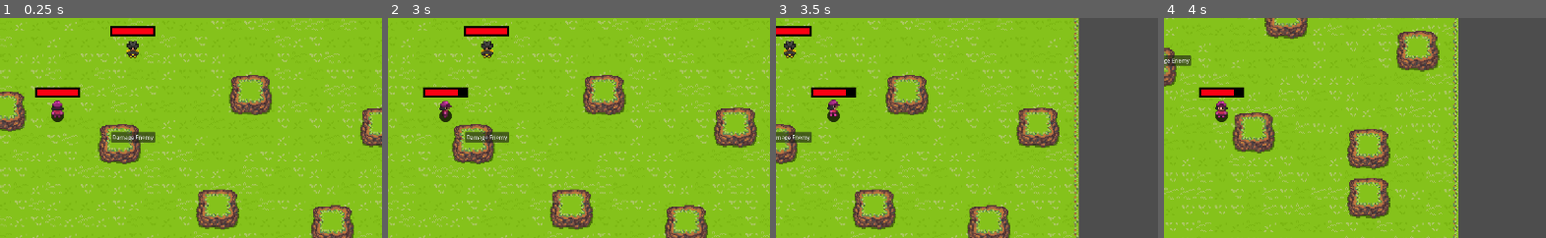
Above: before the commit, frames 1-4 (left to right).
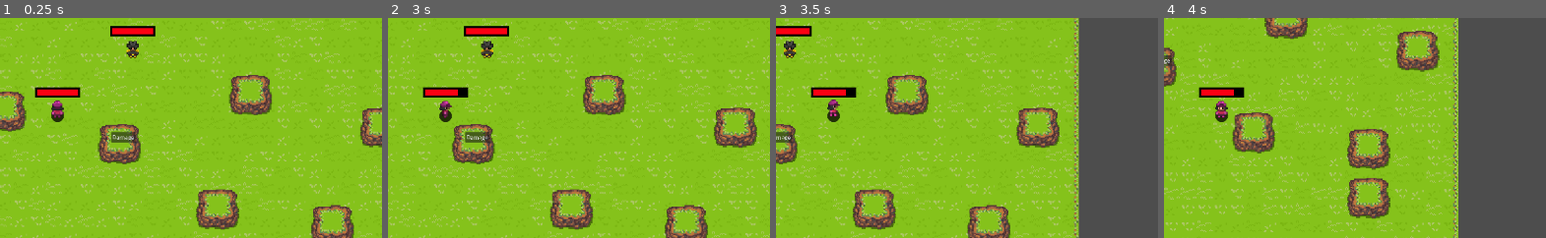
Above: after the commit, the same moments.

Repository: Leonardo-1511/GameProject
Game: Godot game, scene res://world.tscn
Same seed, same stepped clock (60 frames per second), same inputs: the game is played once before the commit and once after it.
Inputs:
- Up to frame 1 (0.25 s): no input
- Up to frame 2 (3 s): click "Damage Enemy" (after the commit: "Damage") at 0.5 s; click "Load" at 1.25 s; click "Save" at 2 s; hold D (Right) from 2.78 s (still down)
- Up to frame 3 (3.5 s): keep holding D (Right)
- Up to frame 4 (4 s): release D (Right) at 3.53 s; hold S (Down) from 3.53 s (still down)
The pictures show only the part of the screen within x 44-94%, y 29-79%; the shares and areas given below are measured in that part.

The runs differ from the first frame. In frame 1, 0.2% of the frame differs, in the area x 35-41%, y 51-57%; in frame 2, 0.2%; in frame 3, 0.2%; in frame 4, 0.3%, in the area x 2-8%, y 16-22%.
Error before the commit: Invalid access to property or key 'PlayerSave' on a base object of type 'Dictionary'. (res://Player/Player.gd:48)
Error after the commit: Invalid access to property or key 'PlayerSave' on a base object of type 'Dictionary'. (res://Player/Player.gd:43)

Commit message:
Finished the skeleton of EntityClass (formerly test_player_class). Changed a few files to accomodate to the new Class.
The Entity class file is fully Documented as far as what it currently does. Enemy and Player where changed to accomodate this new class. This class has the same functionality as the Player class before it.
Some files remain that need changes for this class I believe.

Diff:
--- a/Enemy/enemy.gd
+++ b/Enemy/enemy.gd
@@ -1,7 +1,3 @@
-extends CharacterBody2D
+extends Entity
 
-@export var properties: EntityResource
 @export var character_sprite_frames: SpriteFrames
-@export var equipped_item: OffensiveItemResource
-
-@onready var health_comp = $HealthComponent
--- a/Enemy/enemy.tscn
+++ b/Enemy/enemy.tscn
@@ -3,13 +3,15 @@
 [ext_resource type="Texture2D" uid="uid://qhb2mbrowwlw" path="res://assets/Free RGW Sprites/Unity, Godot, GameMaker/Character_005.png" id="1_5bj2y"]
 [ext_resource type="Script" path="res://Enemy/enemy.gd" id="1_rb46c"]
 [ext_resource type="PackedScene" uid="uid://driq0tbp5ujrf" path="res://components/health_component.tscn" id="2_gh3aa"]
-[ext_resource type="Script" path="res://Resources/OffensiveItemResource.gd" id="2_gukha"]
+[ext_resource type="Script" path="res://Resources/EntityResource.gd" id="2_itswr"]
 [ext_resource type="PackedScene" uid="uid://bdco6gkb61prg" path="res://components/health_bar_component.tscn" id="5_v3blk"]
 
-[sub_resource type="Resource" id="Resource_2wfjo"]
-script = ExtResource("2_gukha")
-base_damage = 5
-modifiers = 1.2
+[sub_resource type="Resource" id="Resource_tb0jq"]
+script = ExtResource("2_itswr")
+name = "Enemy"
+max_health = 25.0
+health = 25.0
+speed = 500.0
 
 [sub_resource type="CapsuleShape2D" id="CapsuleShape2D_qot1m"]
 radius = 6.0
@@ -32,7 +34,8 @@
 
 [node name="Enemy" type="CharacterBody2D"]
 script = ExtResource("1_rb46c")
-equipped_item = SubResource("Resource_2wfjo")
+entity_type = "ENEMY"
+properties = SubResource("Resource_tb0jq")
 
 [node name="CollisionShape2D" type="CollisionShape2D" parent="."]
 position = Vector2(0, -9)
--- /dev/null
+++ b/Player/EntityClass.gd
@@ -0,0 +1,33 @@
+extends CharacterBody2D
+class_name Entity
+
+@export_enum("PLAYER", "ENEMY", "OBJECT") var entity_type: String ## Choose the type for this Object. Every option except Player will disable _physics_process(). If you need it anyways, either override the Type specific function (ex. _enemy()) or set it to Player and override the movement Handler.
+@export var properties: EntityResource 		## These are NECESSARY for every Type except Object. (Still debating whether to support Objects here or not.)
+@export var animation: AnimationPlayer 		## AnimationPlayer for the Sprites, currently 4 Animation are coded, those being: Walk_Up, Walk_Down, Walk_Left and Walk_Right.
+@export var inventory: Array[ItemResource] 	## The Inventory for the Entity. Enemies should only have 1 Item, except overriden and coded otherwise.
+
+
+func _ready() -> void: ## Calls a specific function depending on what type this Entity is (ex. _player() for PLAYER).
+	match entity_type:
+		"PLAYER": print("player"); _player()
+		"ENEMY": print("enemy"); _enemy()
+		"OBJECT": print("object"); _object()
+		_: print(entity_type+" notfound"); assert(false, "Entity has no Type.")
+
+func _player(): ## Type specific Function. Does nothing.
+	pass
+func _enemy(): ## Type specific Function. Deactivates Physics Process
+	set_physics_process(false)
+func _object(): ## Type specific Function. Deactivates Physics Process (debating on whether to leave this here or not).
+	set_physics_process(false)
+
+func _physics_process(delta): ## Gets Input and calls movement_handler(delta, direction).
+	var direction : Vector2 = Input.get_vector("Left", "Right", "Up", "Down")
+	movement_handler(delta, direction)
+
+func movement_handler(_delta, direction): ## _physics_process() calls this, direction comes stright from Input.get_vector. Override with super() is recommended for Animations.
+	velocity = direction * properties.speed
+	move_and_slide()
+
+func damage(other: Entity): ## Does nothing currently.
+	pass
--- a/Player/Player.gd
+++ b/Player/Player.gd
@@ -1,26 +1,6 @@
-extends CharacterBody2D
-
-@export var animation: AnimationPlayer
-@export var properties: CharacterResource
+extends Entity
 @export var save_manager: SaveManager
 
-
-func _physics_process(_delta: float) -> void:
-	var direction : Vector2 = Input.get_vector("Left", "Right", "Up", "Down")
-	velocity = direction * properties.speed
-
-	if direction.is_zero_approx():
-		animation.stop()
-	if direction.x == 1:
-		animation.play("Walk_Right")
-	if direction.x == -1:
-		animation.play("Walk_Left")
-	if direction.y == 1:
-		animation.play("Walk_Down")
-	if direction.y == -1:
-		animation.play("Walk_Up")
-
-	move_and_slide()
 
 func _update_after_load() -> void:
 	match properties.character_class:
@@ -33,9 +13,24 @@
 	player_stats.text = text
 
 func _ready() -> void:
+	super()
 	_update_after_load()
 	save_manager.register(save_character)
 	save_manager.FinishedSaving.connect(load_character)
+
+func movement_handler(delta, direction):
+	super(delta, direction)
+
+	if direction.is_zero_approx():
+		animation.stop()
+	if direction.x == 1:
+		animation.play("Walk_Right")
+	if direction.x == -1:
+		animation.play("Walk_Left")
+	if direction.y == 1:
+		animation.play("Walk_Down")
+	if direction.y == -1:
+		animation.play("Walk_Up")
 
 func save_character() -> Array:
 	var player_save = PlayerSaveResource.new()
--- a/Player/test_player_class.gd
+++ /dev/null
@@ -1,31 +0,0 @@
-extends CharacterBody2D
-class_name Entity
-
-@export_enum("PLAYER", "ENEMY", "OBJECT") var entity_type: String
-@export var properties: EntityResource
-@export var animation: AnimationPlayer
-@export var inventory: Array[ItemResource]
-
-var blacklisted_functions = []
-
-func _ready() -> void:
-	match entity_type:
-		"PLAYER": print("player"); _player()
-		"ENEMY": print("enemy"); _enemy()
-		"OBJECT": print("object"); _object()
-		_: print(entity_type+" notfound"); assert(false, "Entity has no Type.")
-
-func _player():
-	pass
-func _enemy():
-	set_physics_process(false)
-func _object():
-	set_physics_process(false)
-
-func _physics_process(delta):
-	var direction : Vector2 = Input.get_vector("Left", "Right", "Up", "Down")
-	movement_handler(delta, direction)
-
-func movement_handler(_delta, direction): ## _physics_process() calls this, direction comes stright from Input.get_vector
-	velocity = direction * properties.speed
-	move_and_slide()
--- a/Scripts/HealthComponent.gd
+++ b/Scripts/HealthComponent.gd
@@ -5,7 +5,7 @@
 signal damaged(damage_amount: int) ## Triggers whenever the damage() function is called.
 signal death ## Triggers when the Player has exactly 0 HP. Checked on Health setter.
 
-@export var entity: Node2D
+@export var entity: Entity
 @onready var entity_resource: EntityResource = entity.properties
 
 
--- a/test_class.tscn
+++ b/test_class.tscn
@@ -1,6 +1,6 @@
 [gd_scene load_steps=8 format=3 uid="uid://dl0ejq8e45d8e"]
 
-[ext_resource type="Script" path="res://Player/test_player_class.gd" id="1_mg48p"]
+[ext_resource type="Script" path="res://Player/EntityClass.gd" id="1_mg48p"]
 [ext_resource type="Script" path="res://Resources/CharacterResource.gd" id="2_q7ful"]
 [ext_resource type="Texture2D" uid="uid://b8oaiyp1h85d7" path="res://icon.svg" id="3_bg21u"]
 [ext_resource type="Script" path="res://Resources/Item.gd" id="4_qedq6"]
--- a/world.tscn
+++ b/world.tscn
@@ -608,8 +608,9 @@
 top_level = true
 position = Vector2(-157, -65)
 scale = Vector2(3, 3)
+save_manager = NodePath("../Managers/SaveManager")
+entity_type = "PLAYER"
 properties = SubResource("Resource_f4bal")
-save_manager = NodePath("../Managers/SaveManager")
 
 [node name="Camera2D" type="Camera2D" parent="Player"]
 zoom = Vector2(0.5, 0.5)
@@ -673,10 +674,10 @@
 scale = Vector2(3, 3)
 properties = SubResource("Resource_ff5al")
 
-[node name="Damage enemy" type="Button" parent="." node_paths=PackedStringArray("enemy_entity", "player_entity")]
+[node name="Damage" type="Button" parent="." node_paths=PackedStringArray("enemy_entity", "player_entity")]
 offset_right = 8.0
 offset_bottom = 8.0
-text = "Damage Enemy"
+text = "Damage"
 script = SubResource("GDScript_40mu2")
 enemy_entity = NodePath("../Enemy")
 player_entity = NodePath("../Player/HealthComponent")
